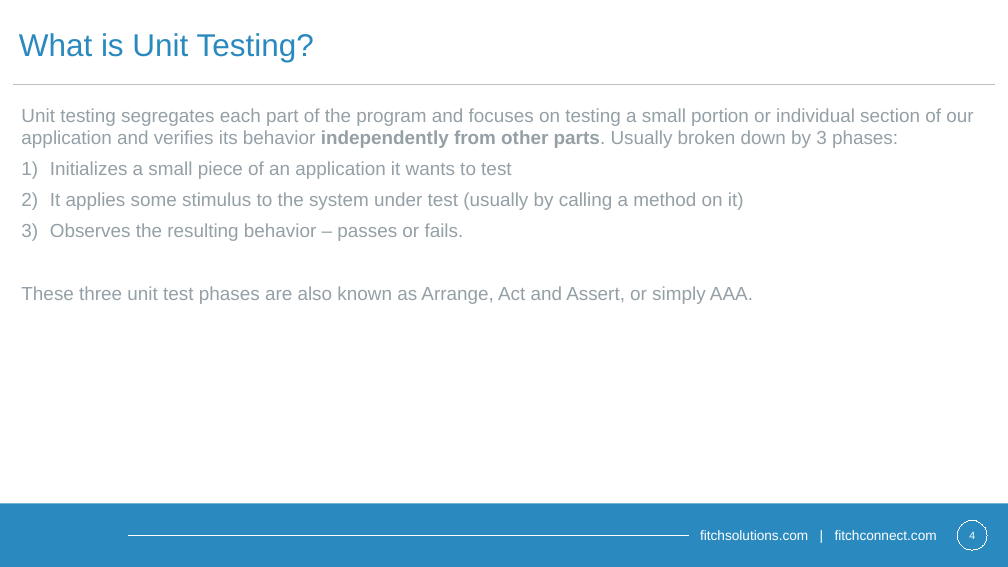
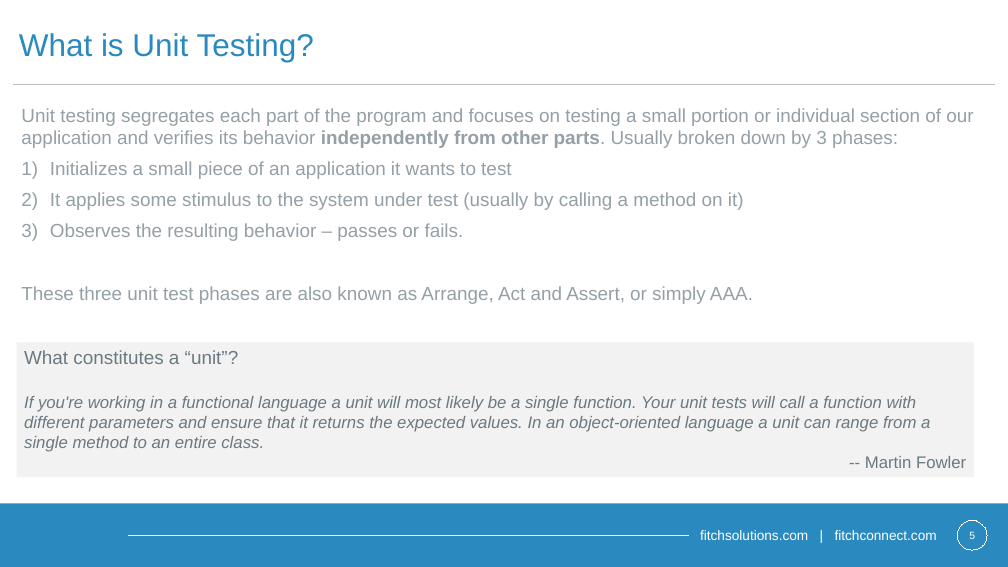
Before and after one commit to Contrapuntist/jesttutorial, a slide deck: slide 5 of presentation/unittestingintro.pptx (slide 4 before the commit). Drawn at 1008x567 pixels with LibreOffice and Linux fonts; fonts in the diff are those of the drawing; background and template pictures are left out. Boxes give left, top, right and bottom in pixels: in the first picture for what was removed or moved away, otherwise in the second. Text is boxed around its words. In the diff, an @@ line names an element or a change of style, - is before the commit and + after.

```diff
--- a/presentation/unittestingintro.pptx
+++ b/presentation/unittestingintro.pptx
@@ rectangle added at (x1=17, y1=342, x2=973, y2=477), fill #F2F2F2, 16 pt, text #6B7981, italic @@
+What constitutes a “unit”?
+If you're working in a functional language a unit will most likely be a single function. Your unit tests will call a function with different parameters and ensure that it returns the expected values. In an object-oriented language a unit can range from a single method to an entire class.
+-- Martin Fowler
@@ page number at (x1=969, y1=532, x2=975, y2=539): text changed @@
-4
+5
```
Also in this commit, not shown: 13 other slides changed, 3 slides added, 23 slides removed, 9 other files.
